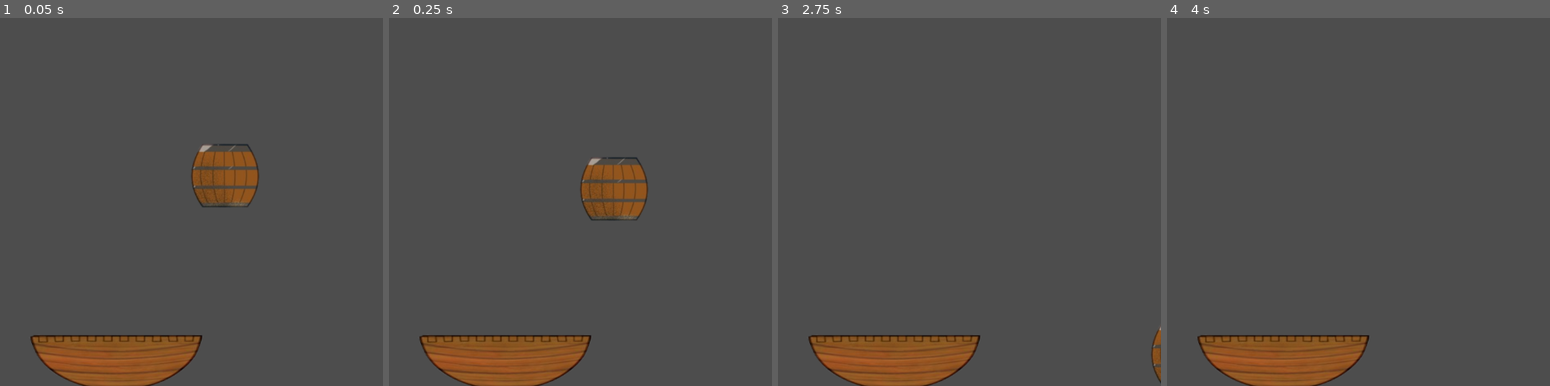
Above: before the commit, frames 1-4 (left to right).
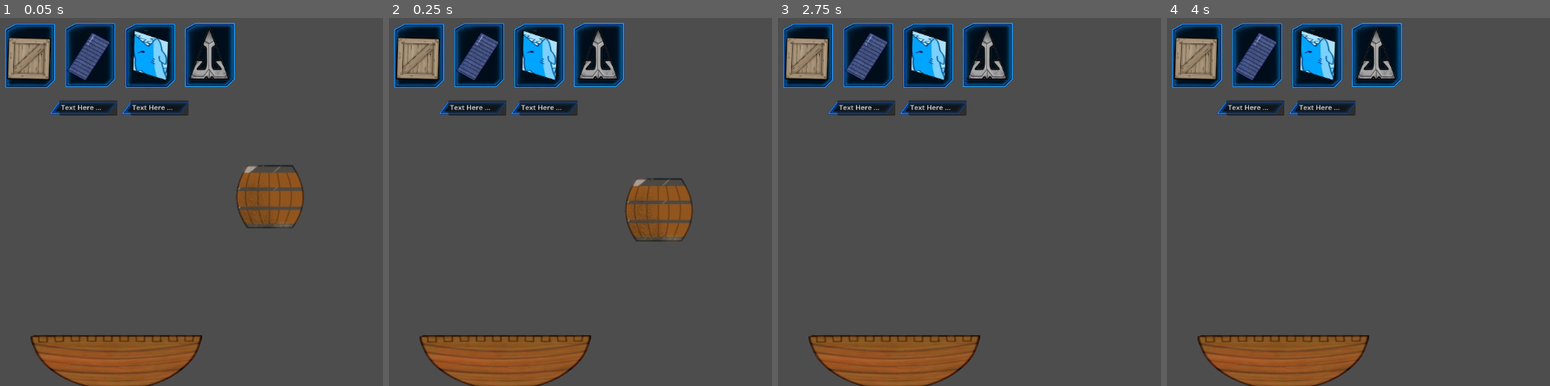
Above: after the commit, the same moments.

Repository: Cacealeos/GadotProject
Game: Godot game, scene res://main.tscn
Two runs of this game, one before a commit and one after it. Both use one fixed random seed, a clock stepped at 60 frames per second and the inputs below. Before the commit the project starts from res://Scripts/node_2d.tscn.
Inputs:
- Up to frame 1 (0.05 s): no input
- Up to frame 2 (0.25 s): no input
- Up to frame 3 (2.75 s): tap Enter (ui_accept) at 0.5, 0.77, 1.52, 2 s; hold Right (right) 0.53-2.03 s; hold Left (left) from 2.03 s (still down)
- Up to frame 4 (4 s): release Left (left) at 2.78 s; hold Right (right) from 2.78 s (still down); tap Enter (ui_accept) at 3.02, 3.5, 3.77 s

The runs differ from the first frame. In frame 1, 14% of the frame differs, in the area x 1-80%, y 1-58%; in frame 2, 14%; in frame 3, 11%; in frame 4, 10%.

Commit message:
Added logic and graphic for cargo Queue

Diff:
--- /dev/null
+++ b/Element.tscn
@@ -0,0 +1,3 @@
+[gd_scene format=3 uid="uid://c3omotx1dlyht"]
+
+[node name="Element" type="Sprite2D"]
--- /dev/null
+++ b/Element_loader.tscn
@@ -0,0 +1,3 @@
+[gd_scene format=3 uid="uid://3n2fjr1mmfuh"]
+
+[node name="Element" type="Node2D"]
--- a/Scripts/node_2d.tscn
+++ /dev/null
@@ -1,34 +0,0 @@
-[gd_scene load_steps=6 format=3 uid="uid://nu3t0aat5ktg"]
-
-[ext_resource type="Texture2D" uid="uid://du4m63kb2fxkb" path="res://Assets/boat-removebg-preview.png" id="1_bwhya"]
-[ext_resource type="Script" path="res://Scripts/CharacterBody2D.gd" id="1_mllk3"]
-[ext_resource type="Texture2D" uid="uid://bwjpi5w5yl87r" path="res://Assets/barrel-removebg-preview.png" id="3_uab4e"]
-
-[sub_resource type="RectangleShape2D" id="RectangleShape2D_osup2"]
-size = Vector2(135, 123)
-
-[sub_resource type="RectangleShape2D" id="RectangleShape2D_w2xrs"]
-size = Vector2(214.124, 121)
-
-[node name="Node2D" type="Node2D"]
-
-[node name="Target" type="CharacterBody2D" parent="."]
-position = Vector2(0, 1)
-script = ExtResource("1_mllk3")
-
-[node name="CollisionShape2D" type="CollisionShape2D" parent="Target"]
-position = Vector2(874, 271)
-shape = SubResource("RectangleShape2D_osup2")
-
-[node name="Sprite2D" type="Sprite2D" parent="Target"]
-position = Vector2(869, 267)
-texture = ExtResource("3_uab4e")
-
-[node name="Boat" type="CollisionShape2D" parent="."]
-position = Vector2(690, 601)
-scale = Vector2(1.4697, 1)
-shape = SubResource("RectangleShape2D_w2xrs")
-
-[node name="BoatSprite" type="Sprite2D" parent="Boat"]
-position = Vector2(3.8147e-05, -5)
-texture = ExtResource("1_bwhya")
--- /dev/null
+++ b/Scripts/targetCollision.gd
@@ -0,0 +1,30 @@
+extends Node2D
+
+var element = preload("res://Element_loader.tscn")
+var elementalArray = ["crate","cargo","shark","crab"]
+var queuetracker = 0
+# Called when the node enters the scene tree for the first time.
+func _ready():
+	pass # Replace with function body.
+
+func _collision():
+	element.instantiate()
+	element.position = (Vector2(0,0))
+	element.Element.texture = _applyTexture(elementalArray[queuetracker])
+	++queuetracker
+
+func _applyTexture(index):
+	match index:
+		"crate":
+			return "res://crate-removebg-preview.png"
+		"cargo":
+			return "res://cargo-removebg-preview.png"
+		"shark":
+			return "res://shark-removebg-preview.png"
+		"crab":
+			return "res://crab-removebg-preview.png"
+
+
+# Called every frame. 'delta' is the elapsed time since the previous frame.
+func _process(delta):
+	pass
--- /dev/null
+++ b/main.tscn
@@ -0,0 +1,83 @@
+[gd_scene load_steps=12 format=3 uid="uid://nu3t0aat5ktg"]
+
+[ext_resource type="Texture2D" uid="uid://du4m63kb2fxkb" path="res://Assets/boat-removebg-preview.png" id="1_bwhya"]
+[ext_resource type="Script" path="res://Scripts/targetCollision.gd" id="1_dfxfq"]
+[ext_resource type="Script" path="res://Scripts/CharacterBody2D.gd" id="1_mllk3"]
+[ext_resource type="Texture2D" uid="uid://bwjpi5w5yl87r" path="res://Assets/barrel-removebg-preview.png" id="3_uab4e"]
+[ext_resource type="Texture2D" uid="uid://bxv2fx8iehi8q" path="res://Assets/slots-removebg-preview.png" id="4_y0awl"]
+[ext_resource type="Texture2D" uid="uid://bnevnq82emjfs" path="res://Assets/crate-removebg-preview.png" id="5_4jupw"]
+[ext_resource type="Texture2D" uid="uid://6ygccxht8v44" path="res://Assets/cargo-removebg-preview.png" id="6_o23ob"]
+[ext_resource type="Texture2D" uid="uid://curo0o57r30co" path="res://Assets/sharkbox-removebg-preview.png" id="7_sufy0"]
+[ext_resource type="Texture2D" uid="uid://37dyrwi8yfvk" path="res://Assets/Anchorimg-removebg-preview.png" id="8_gjhmj"]
+
+[sub_resource type="RectangleShape2D" id="RectangleShape2D_osup2"]
+size = Vector2(135, 123)
+
+[sub_resource type="RectangleShape2D" id="RectangleShape2D_w2xrs"]
+size = Vector2(214.124, 121)
+
+[node name="Node2D" type="Node2D"]
+script = ExtResource("1_dfxfq")
+
+[node name="Target" type="CharacterBody2D" parent="."]
+position = Vector2(79, 38)
+script = ExtResource("1_mllk3")
+
+[node name="CollisionShape2D" type="CollisionShape2D" parent="Target"]
+position = Vector2(874, 271)
+shape = SubResource("RectangleShape2D_osup2")
+
+[node name="Sprite2D" type="Sprite2D" parent="Target"]
+position = Vector2(869, 267)
+texture = ExtResource("3_uab4e")
+
+[node name="Boat" type="CollisionShape2D" parent="."]
+position = Vector2(690, 601)
+scale = Vector2(1.4697, 1)
+shape = SubResource("RectangleShape2D_w2xrs")
+
+[node name="BoatSprite" type="Sprite2D" parent="Boat"]
+position = Vector2(3.8147e-05, -5)
+texture = ExtResource("1_bwhya")
+
+[node name="Roster" type="Sprite2D" parent="."]
+position = Vector2(689, 79)
+scale = Vector2(0.768254, 0.702778)
+texture = ExtResource("4_y0awl")
+
+[node name="RosterElement0" type="Sprite2D" parent="Roster"]
+position = Vector2(-209.566, -9.9605)
+rotation = 0.0290376
+scale = Vector2(1.06916, 1.15119)
+texture = ExtResource("5_4jupw")
+
+[node name="RosterElement1" type="Sprite2D" parent="Roster"]
+position = Vector2(-70.2893, -15.6522)
+rotation = -1.03831
+scale = Vector2(0.542561, 0.574477)
+texture = ExtResource("6_o23ob")
+
+[node name="RosterElement2" type="Sprite2D" parent="Roster"]
+position = Vector2(68.7825, -20.4761)
+rotation = -1.53956
+scale = Vector2(0.536697, 1.11343)
+texture = ExtResource("7_sufy0")
+
+[node name="RosterElement3" type="Sprite2D" parent="Roster"]
+position = Vector2(204.359, -22.6265)
+scale = Vector2(0.742768, 1.21573)
+texture = ExtResource("8_gjhmj")
+
+[node name="TextEdit" type="TextEdit" parent="Roster"]
+offset_left = -138.0
+offset_top = 94.0
+offset_right = -5.0
+offset_bottom = 132.0
+text = "Text Here ..."
+
+[node name="TextEdit2" type="TextEdit" parent="Roster"]
+offset_left = 24.6818
+offset_top = 94.087
+offset_right = 157.682
+offset_bottom = 132.087
+text = "Text Here ..."
--- a/project.godot
+++ b/project.godot
@@ -11,7 +11,7 @@
 [application]
 
 config/name="SinkyBoat"
-run/main_scene="res://Scripts/node_2d.tscn"
+run/main_scene="res://main.tscn"
 config/features=PackedStringArray("4.2", "Forward Plus")
 config/icon="res://icon.svg"
 
Binary file added: Assets/Anchorimg-removebg-preview.png
Not shown, added: Assets/Anchorimg-removebg-preview.png.import
Binary file added: Assets/cargo-removebg-preview.png
Not shown, added: Assets/cargo-removebg-preview.png.import
Binary file added: Assets/crabtrap-removebg-preview.png
Not shown, added: Assets/crabtrap-removebg-preview.png.import
Binary file added: Assets/crate-removebg-preview.png
Not shown, added: Assets/crate-removebg-preview.png.import
Binary file added: Assets/sharkbox-removebg-preview.png
Not shown, added: Assets/sharkbox-removebg-preview.png.import
Binary file added: Assets/slots-removebg-preview.png
Not shown, added: Assets/slots-removebg-preview.png.import
